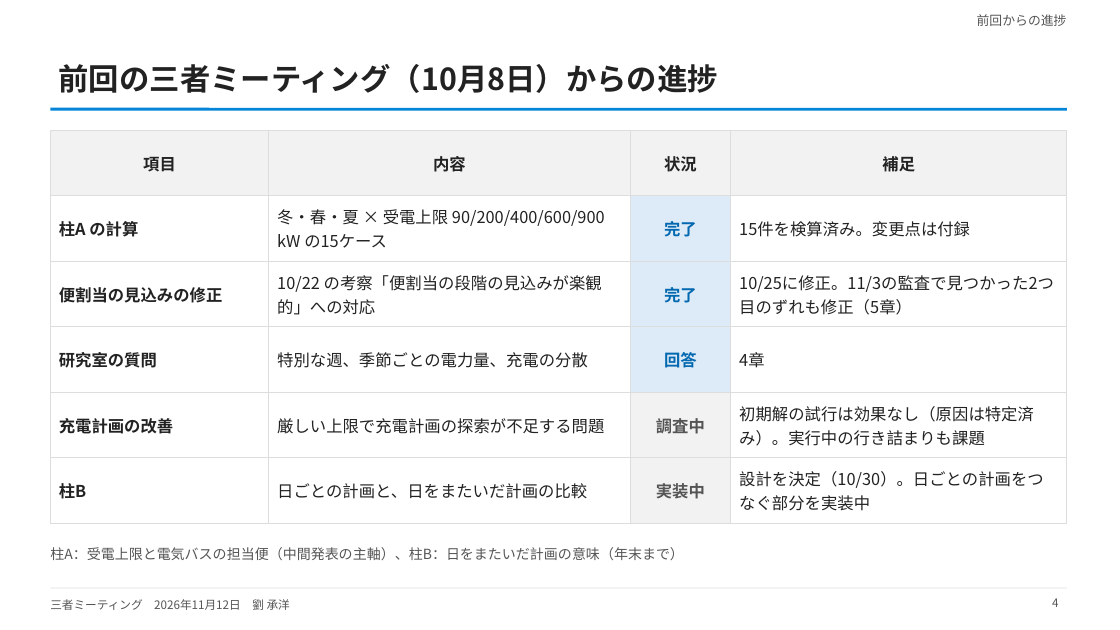
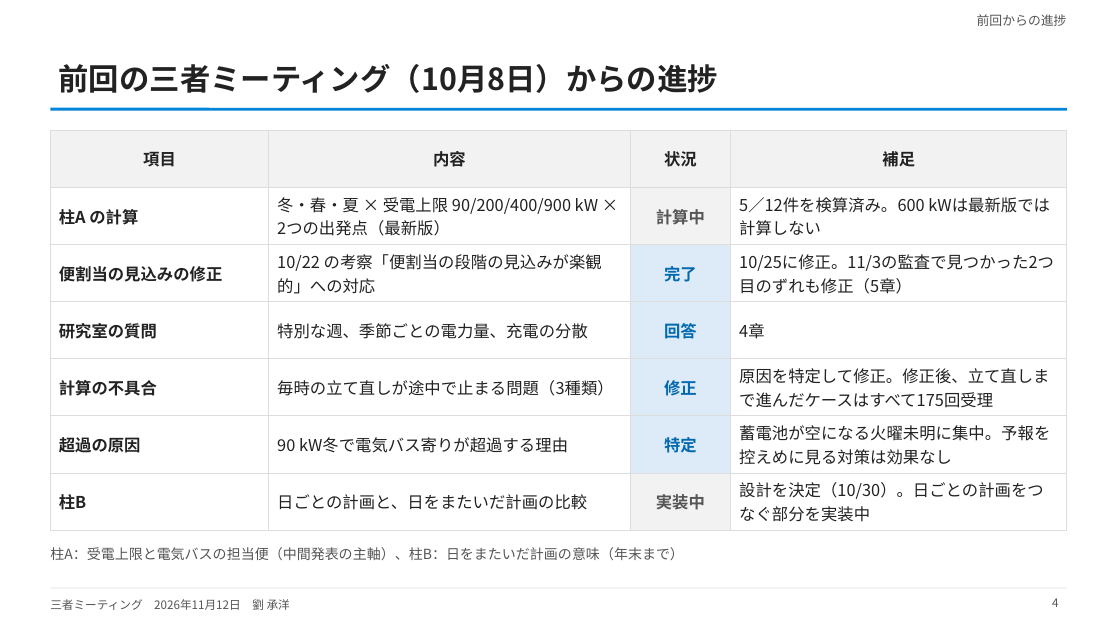
Before and after one commit to CYLIU2003/master-course, a slide deck: slide 4 of outcome/2026-11-12_three_party/three_party_20261112.pptx. Drawn at 1120x630 pixels with LibreOffice and Linux fonts; fonts in the diff are those of the drawing. Boxes give left, top, right and bottom in pixels: in the first picture for what was removed or moved away, otherwise in the second. Text is boxed around its words. In the diff, an @@ line names an element or a change of style, - is before the commit and + after.

```diff
--- a/outcome/2026-11-12_three_party/three_party_20261112.pptx
+++ b/outcome/2026-11-12_three_party/three_party_20261112.pptx
@@ table at bbox=[50, 130, 1067, 526] @@
-row 2: 柱A の計算 | 冬・春・夏 × 受電上限 90/200/400/600/900 kW の15ケース | 完了 | 15件を検算済み。変更点は付録
+row 2: 柱A の計算 | 冬・春・夏 × 受電上限 90/200/400/900 kW × 2つの出発点（最新版） | 計算中 | 5／12件を検算済み。600 kWは最新版では計算しない
-row 5: 充電計画の改善 | 厳しい上限で充電計画の探索が不足する問題 | 調査中 | 初期解の試行は効果なし（原因は特定済み）。実行中の行き詰まりも課題
+row 5: 計算の不具合 | 毎時の立て直しが途中で止まる問題（3種類） | 修正 | 原因を特定して修正。修正後、立て直しまで進んだケースはすべて175回受理
+row 6: 超過の原因 | 90 kW冬で電気バス寄りが超過する理由 | 特定 | 蓄電池が空になる火曜未明に集中。予報を控えめに見る対策は効果なし
```
Also in this commit, not shown: 20 other slides changed, 1 slide added, 6 other files.
